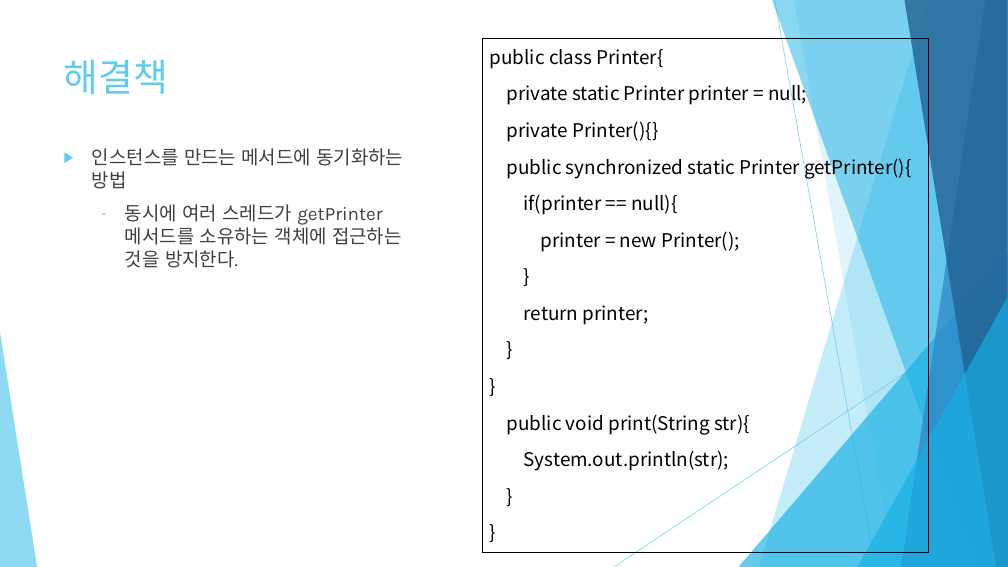
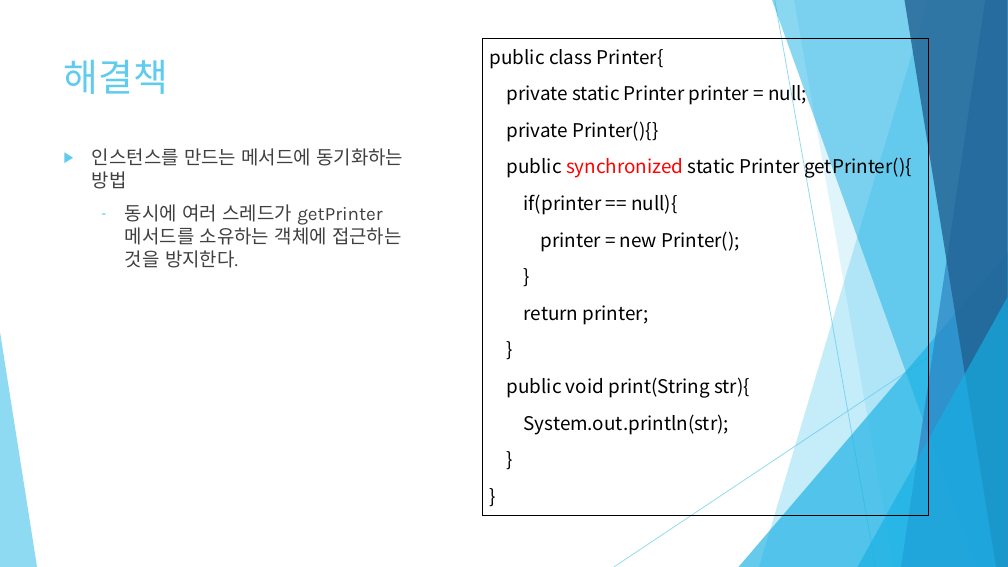
Before and after one commit to y3s-study/design-pattern, a slide deck: slide 12 of Chap6/JAVA 객체 지향 디자인 패턴 6장.pptx. Drawn at 1008x567 pixels with LibreOffice and Linux fonts; fonts in the diff are those of the drawing. Boxes give left, top, right and bottom in pixels: in the first picture for what was removed or moved away, otherwise in the second. Text is boxed around its words. In the diff, an @@ line names an element or a change of style, - is before the commit and + after.

```diff
--- a/Chap6/JAVA 객체 지향 디자인 패턴 6장.pptx
+++ b/Chap6/JAVA 객체 지향 디자인 패턴 6장.pptx
@@ text in rectangle at box(482, 39, 929, 516): paragraph removed @@
-}
@@ rectangle "public class Printer{": place and size @@
-rectangle "public class Printer{" at box(482, 39, 929, 553)
+rectangle "public class Printer{" at box(482, 39, 929, 516)
@@ text in rectangle at box(507, 154, 912, 179): text colour #000000 to #FF0000 in "synchronized" @@
```
Also in this commit, not shown: 1 other slide changed, 5 slides added, 17 slides removed.
